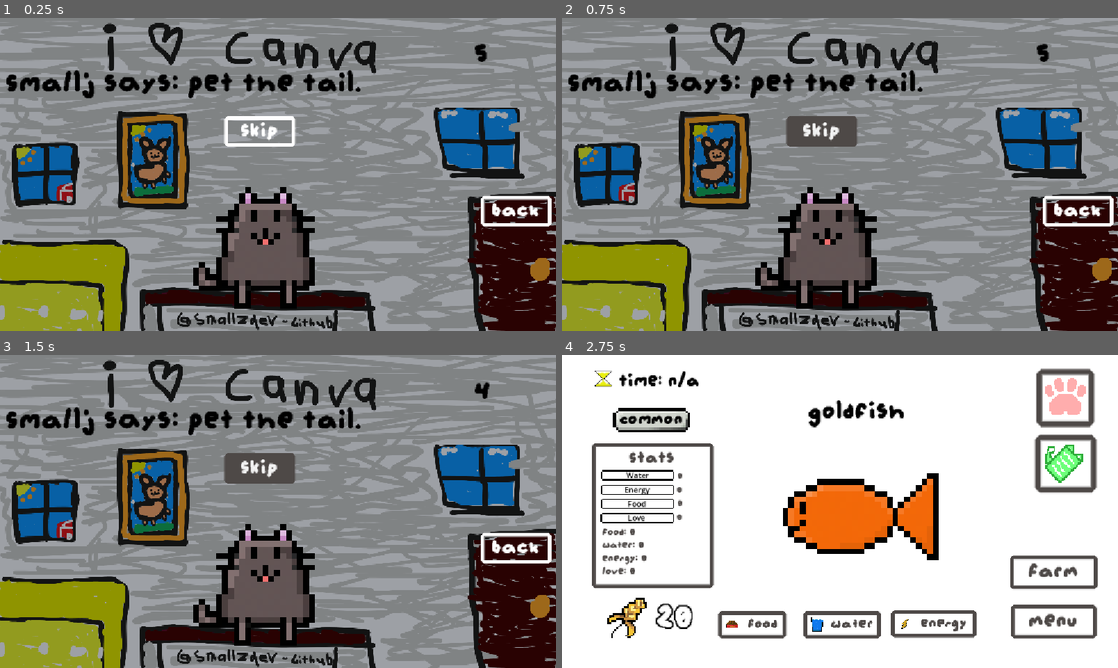
Above: before the commit, frames 1-4 (two rows, left to right).
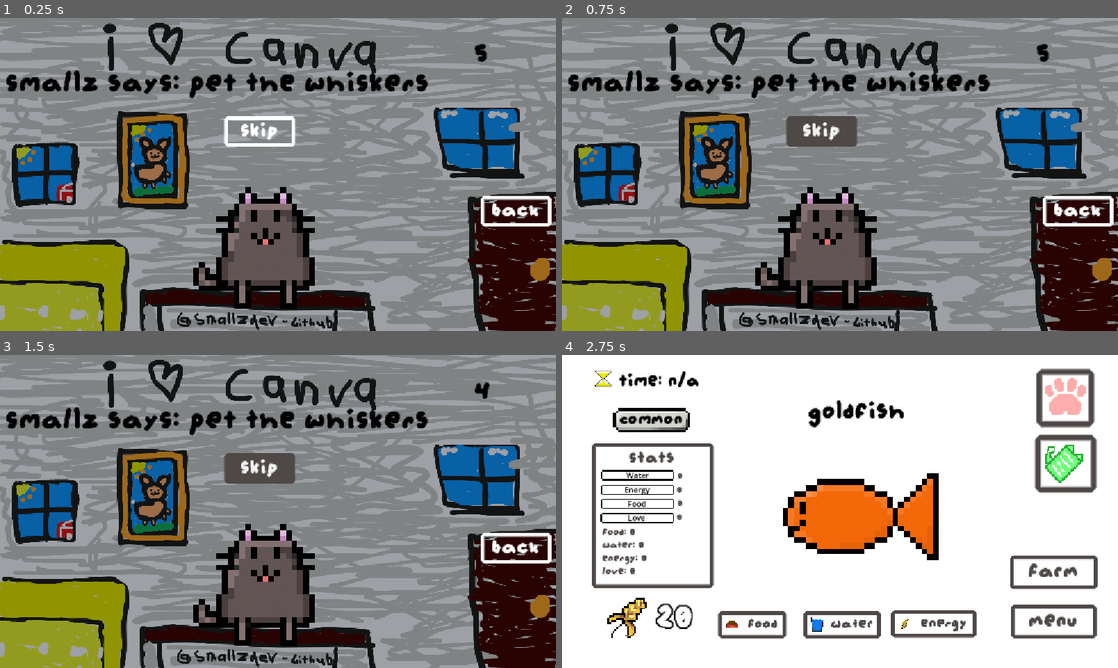
Above: after the commit, the same moments.

Repository: smallzdev/Tomagotchi-game
Game: Godot game, scene res://scenes/menus/smallz_says.tscn
Same seed, same stepped clock (60 frames per second), same inputs: the game is played once before the commit and once after it. This scene is started directly instead of the project's main scene.
Inputs:
- Up to frame 1 (0.25 s): no input
- Up to frame 2 (0.75 s): click "Skip" at 0.5 s
- Up to frame 3 (1.5 s): click "Skip" at 1.25 s
- Up to frame 4 (2.75 s): click "Back" at 2 s

The runs differ from the first frame. In frame 1, 1.6% of the frame differs, in the area x 14-77%, y 16-26%; in frame 2, 1.6%; in frame 3, 1.6%; in frame 4, nothing differs.

Commit message:
Smallz Says More More Work
It's 1am so im not going to go into detail.

I basically just did some more work, including some scripting.

Diff:
--- a/scenes/menus/smallz_says.tscn
+++ b/scenes/menus/smallz_says.tscn
@@ -642,6 +642,7 @@
 visible = false
 position = Vector2(516, 334)
 scale = Vector2(5, 5)
+script = ExtResource("2_dx6wl")
 
 [node name="fishbowlSprite" type="Sprite2D" parent="goldfishArea" unique_id=1018275277]
 modulate = Color(0.6156863, 0.627451, 0.64705884, 1)
@@ -681,6 +682,7 @@
 visible = false
 position = Vector2(516, 334)
 scale = Vector2(6, 6)
+script = ExtResource("2_dx6wl")
 
 [node name="PetSprite" type="AnimatedSprite2D" parent="pumpkinArea" unique_id=773034758]
 texture_filter = 1
@@ -724,6 +726,7 @@
 visible = false
 position = Vector2(516, 334)
 scale = Vector2(7, 7)
+script = ExtResource("2_dx6wl")
 
 [node name="PetSprite" type="AnimatedSprite2D" parent="penguinArea" unique_id=2013291588]
 texture_filter = 1
@@ -784,6 +787,7 @@
 visible = false
 position = Vector2(516, 334)
 scale = Vector2(7, 7)
+script = ExtResource("2_dx6wl")
 
 [node name="PetSprite" type="AnimatedSprite2D" parent="babychickenArea" unique_id=4553514]
 texture_filter = 1
@@ -827,6 +831,7 @@
 visible = false
 position = Vector2(516, 334)
 scale = Vector2(5, 5)
+script = ExtResource("2_dx6wl")
 
 [node name="PetSprite" type="AnimatedSprite2D" parent="spiderArea" unique_id=1600904351]
 texture_filter = 1
@@ -869,6 +874,7 @@
 unique_name_in_owner = true
 position = Vector2(516, 334)
 scale = Vector2(7, 7)
+script = ExtResource("2_dx6wl")
 
 [node name="PetSprite" type="AnimatedSprite2D" parent="ghostArea" unique_id=1920279023]
 texture_filter = 1
@@ -939,11 +945,11 @@
 theme_override_styles/hover = SubResource("StyleBoxFlat_jfa5a")
 text = "Skip"
 
-[connection signal="input_event" from="catArea" to="catArea" method="petting_love"]
-[connection signal="input_event" from="goldfishArea" to="goldfishArea" method="petting_love"]
-[connection signal="input_event" from="pumpkinArea" to="pumpkinArea" method="petting_love"]
-[connection signal="input_event" from="penguinArea" to="penguinArea" method="petting_love"]
-[connection signal="input_event" from="babychickenArea" to="babychickenArea" method="petting_love"]
-[connection signal="input_event" from="spiderArea" to="spiderArea" method="petting_love"]
-[connection signal="input_event" from="ghostArea" to="ghostArea" method="petting_love"]
+[connection signal="input_event" from="catArea" to="catArea" method="_on_cat_smallzsays_event"]
+[connection signal="input_event" from="goldfishArea" to="goldfishArea" method="_on_goldfish_smallzsays_event"]
+[connection signal="input_event" from="pumpkinArea" to="pumpkinArea" method="_on_pumpkin_event"]
+[connection signal="input_event" from="penguinArea" to="penguinArea" method="_on_penguin_smallzsays_event"]
+[connection signal="input_event" from="babychickenArea" to="babychickenArea" method="_on_babychicken_smallzsays_event"]
+[connection signal="input_event" from="spiderArea" to="spiderArea" method="_on_spider_smallzsays_event"]
+[connection signal="input_event" from="ghostArea" to="ghostArea" method="_on_ghost_smallzsays_event"]
 [connection signal="timeout" from="Timer" to="catArea" method="_on_timer_timeout"]
--- a/smallz_says.gd
+++ b/smallz_says.gd
@@ -280,3 +280,40 @@
 		# ^^ 6 because it will instantly deduct 1
 	smallzSaysTime -= 1
 	smallzsaysTimerLabel.text = str(smallzSaysTime)
+
+
+func _on_cat_smallzsays_event(viewport: Node, event: InputEvent, shape_idx: int) -> void:
+	if event is InputEventMouseButton and event.pressed and event.button_index == MOUSE_BUTTON_LEFT:
+		var collision_shape = null #(i still needa figure this part out)
+		if collision_shape:
+			match collision_shape.name:
+				"Collision1":
+					pass
+				"Collision2":
+					pass
+				"Collision3":
+					pass
+
+func _on_goldfish_smallzsays_event(viewport: Node, event: InputEvent, shape_idx: int) -> void:
+	if event is InputEventMouseButton and event.pressed and event.button_index == MOUSE_BUTTON_LEFT:
+		pass
+
+func _on_pumpkin_event(viewport: Node, event: InputEvent, shape_idx: int) -> void:
+	if event is InputEventMouseButton and event.pressed and event.button_index == MOUSE_BUTTON_LEFT:
+		pass
+
+func _on_penguin_smallzsays_event(viewport: Node, event: InputEvent, shape_idx: int) -> void:
+	if event is InputEventMouseButton and event.pressed and event.button_index == MOUSE_BUTTON_LEFT:
+		pass
+
+func _on_babychicken_smallzsays_event(viewport: Node, event: InputEvent, shape_idx: int) -> void:
+	if event is InputEventMouseButton and event.pressed and event.button_index == MOUSE_BUTTON_LEFT:
+		pass
+
+func _on_spider_smallzsays_event(viewport: Node, event: InputEvent, shape_idx: int) -> void:
+	if event is InputEventMouseButton and event.pressed and event.button_index == MOUSE_BUTTON_LEFT:
+		pass
+
+func _on_ghost_smallzsays_event(viewport: Node, event: InputEvent, shape_idx: int) -> void:
+	if event is InputEventMouseButton and event.pressed and event.button_index == MOUSE_BUTTON_LEFT:
+		pass
